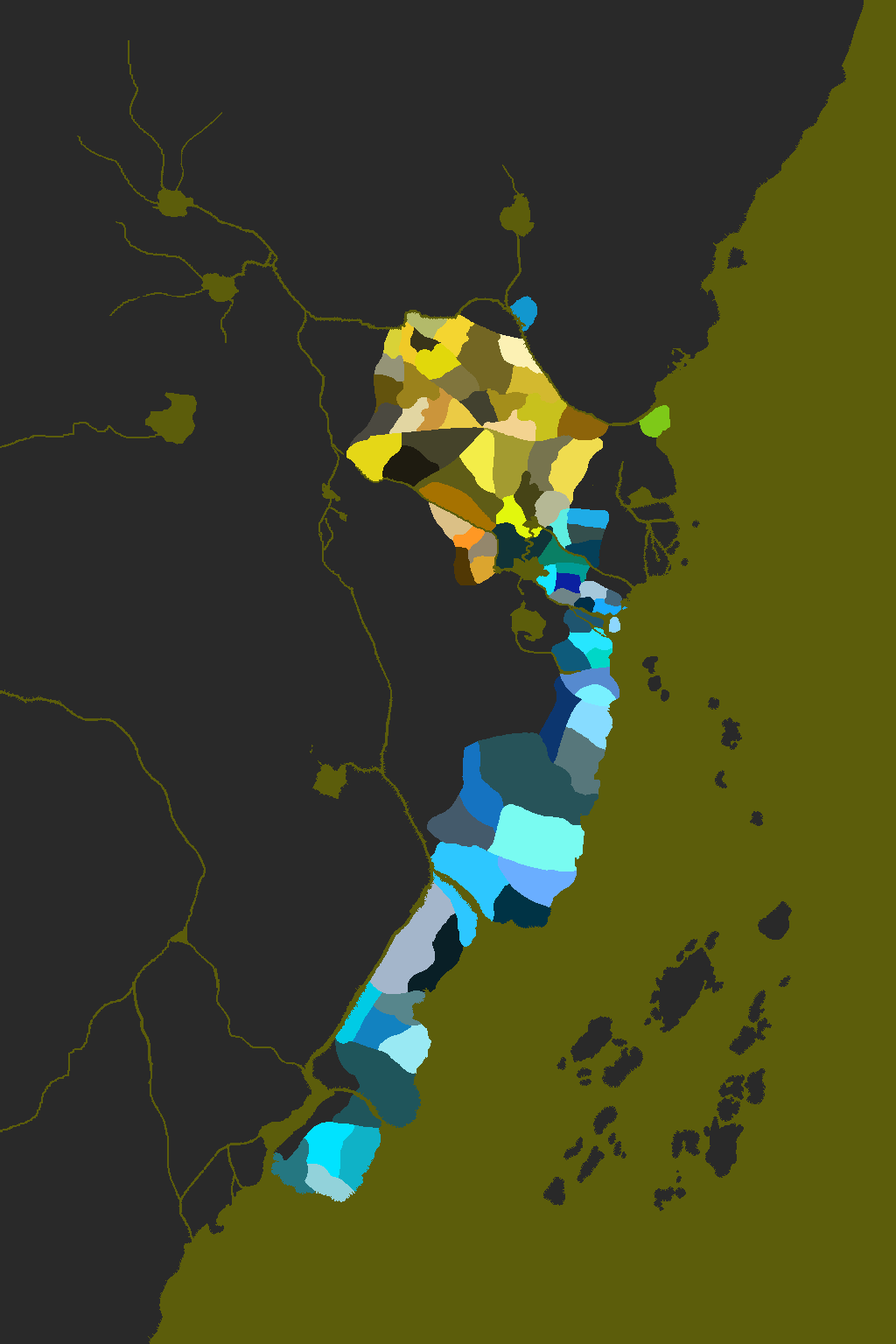
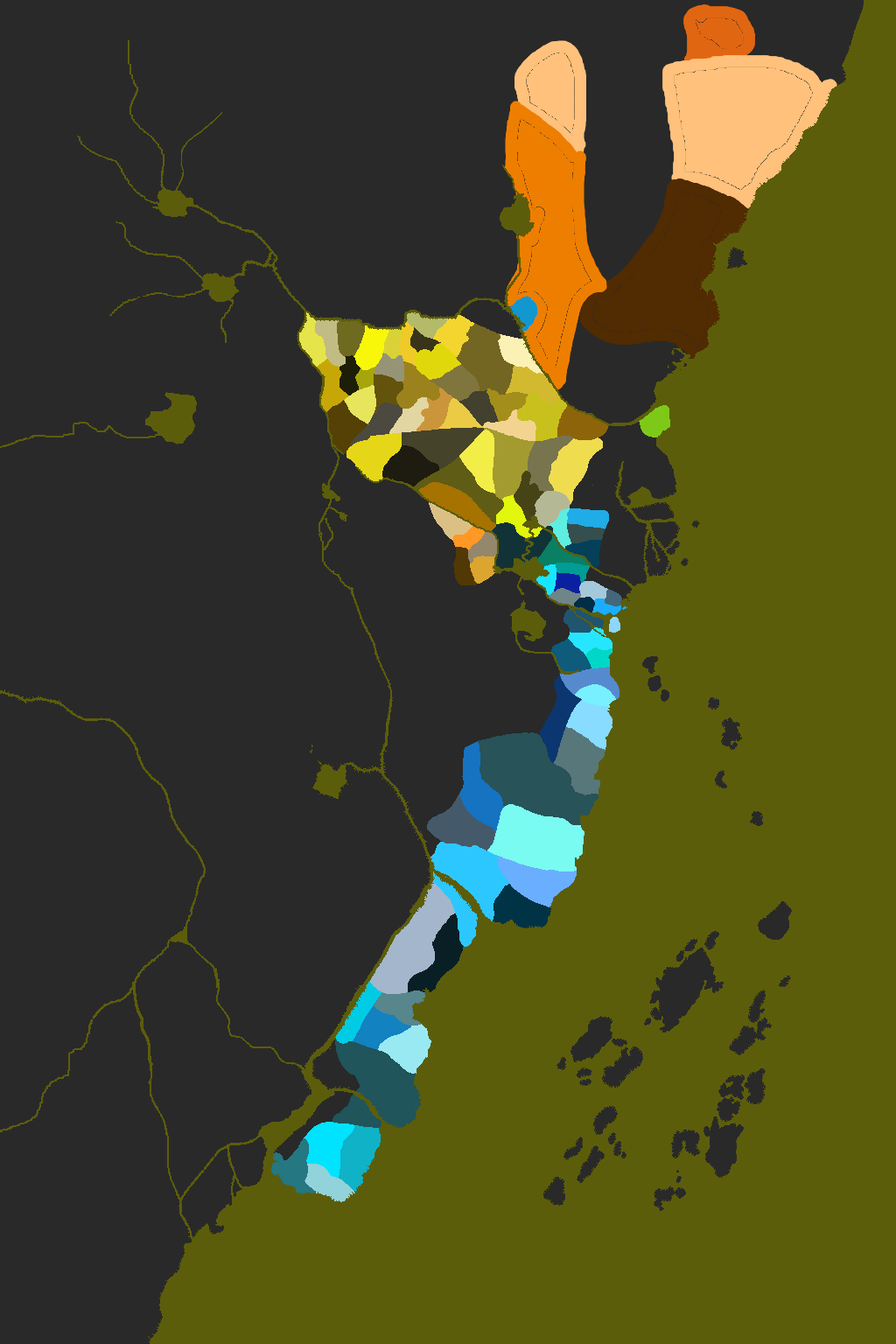
Layered file, before and after one edit (w=896, h=1344). Changes by layer:
renamed "matsu & Kitsu" to "matsu & Kitsu & Ikoima", painted on it over [299, 312, 603, 454]
added group "phoenix provinces" with 4 layers above "rokugan grey map" over [504, 4, 838, 391]
added layer "asako" in group "phoenix provinces" over [504, 100, 608, 391]
added layer "shiba" in group "phoenix provinces" over [579, 178, 749, 359]
added layer "isawa" in group "phoenix provinces" over [514, 40, 838, 211]
added layer "kaito" in group "phoenix provinces" over [683, 4, 755, 65]
